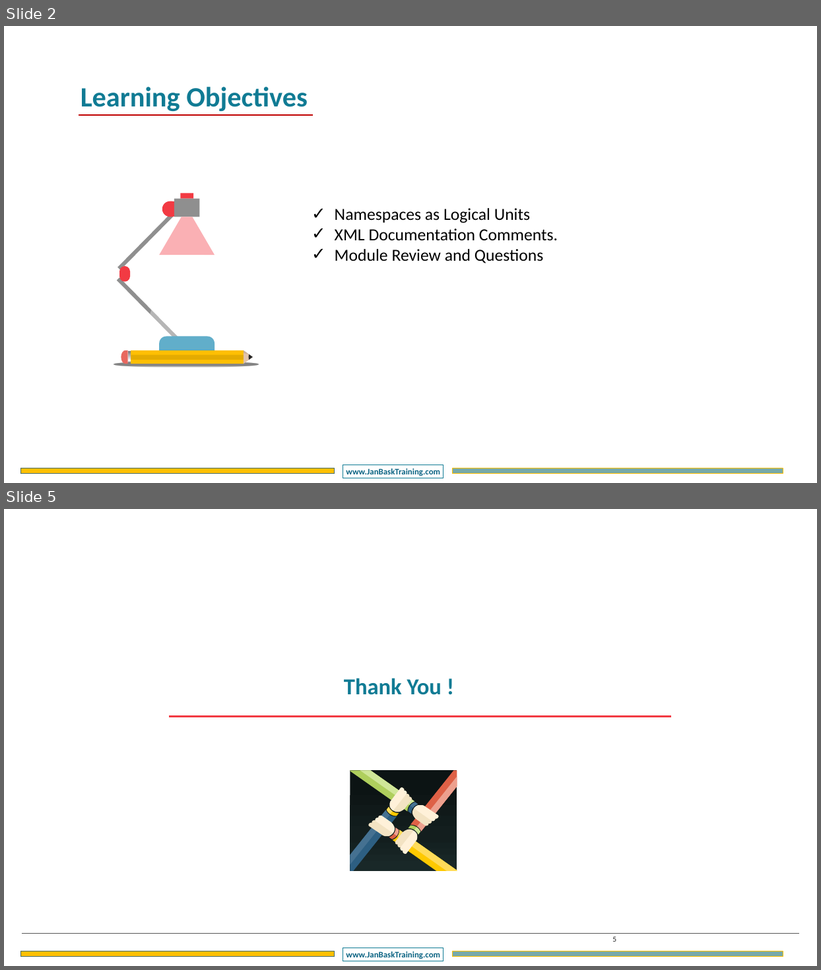
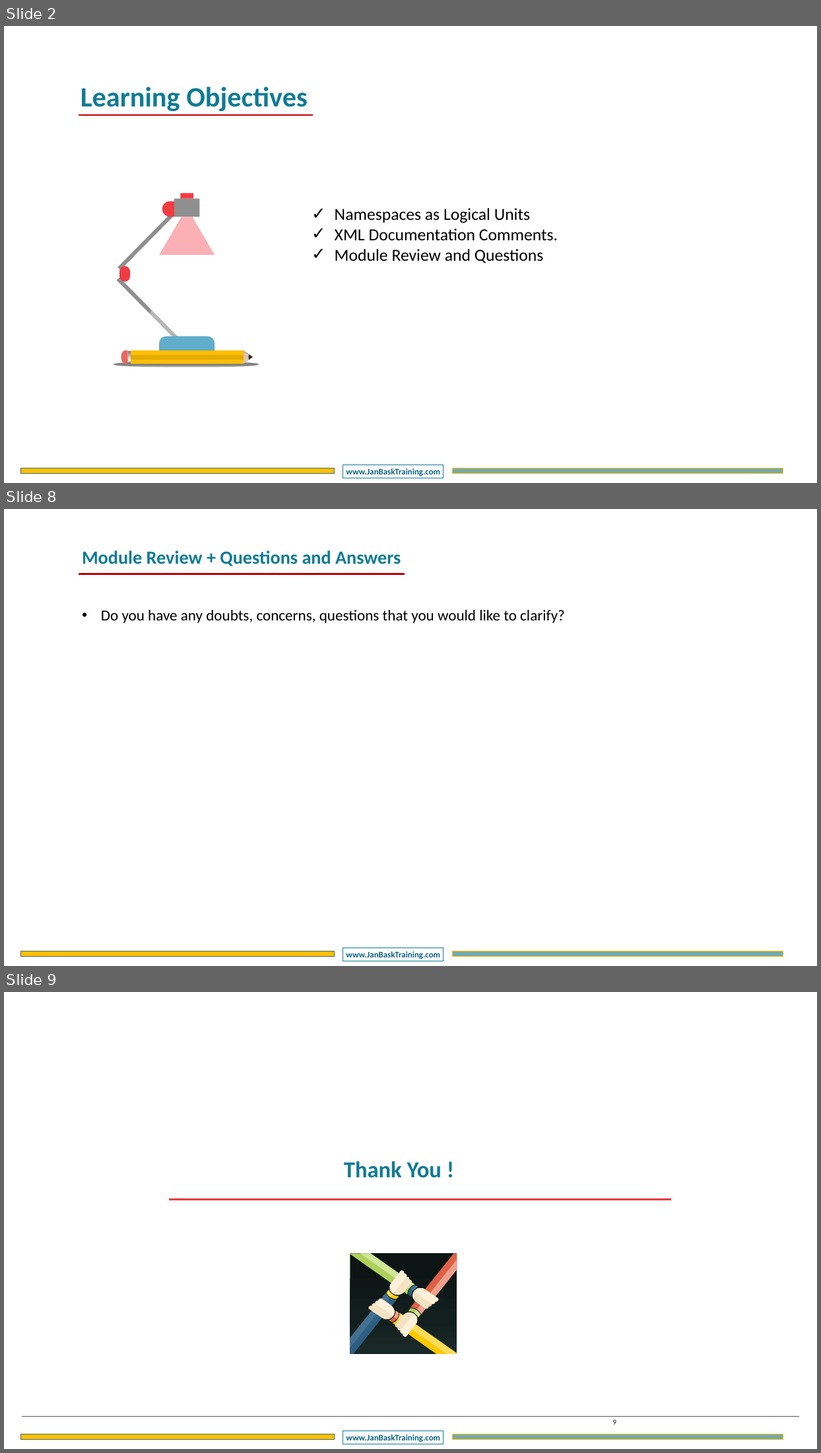
Before and after one commit to DotNetTraining/DotNetEssentials, a slide deck: slides/OOPC/OOPC - Chapter5.pptx. Shown one above the other, each under a label of ours: slides 2 and 5 before the commit, slides 2, 8 and 9 after it; the slides between them are not shown. The pictures are 821x970 and 821x1453 pixels, drawn with LibreOffice and Linux fonts; fonts in the diff are those of the drawing; background and template pictures are left out. Boxes give left, top, right and bottom in pixels: in the first picture for what was removed or moved away, otherwise in the second. Text is boxed around its words. In the diff, an @@ line names an element or a change of style, - is before the commit and + after.

```diff
--- a/slides/OOPC/OOPC - Chapter5.pptx
+++ b/slides/OOPC/OOPC - Chapter5.pptx
@@ slide 8 added at [4,509,817,966], background #FFFFFF; not listed: 3 template elements that a slide beside it also shows @@
@@ text added at [82,551,401,566], 44 pt, text #107B94, bold @@
+Module Review + Questions and Answers
@@ line added from (79, 574) to (405, 574), #C00000 4.5 pt @@
@@ text added at [101,610,565,623], 36 pt, text #000000 @@
+• Do you have any doubts, concerns, questions that you would like to clarify?
@@ what was slide 5 is now slide 9 @@
@@ page number at [613,1420,616,1425]: text changed @@
-5
+9
```
Also in this commit, not shown: 1 slide changed, 4 other slides added, 1 slide removed, 7 other files.
